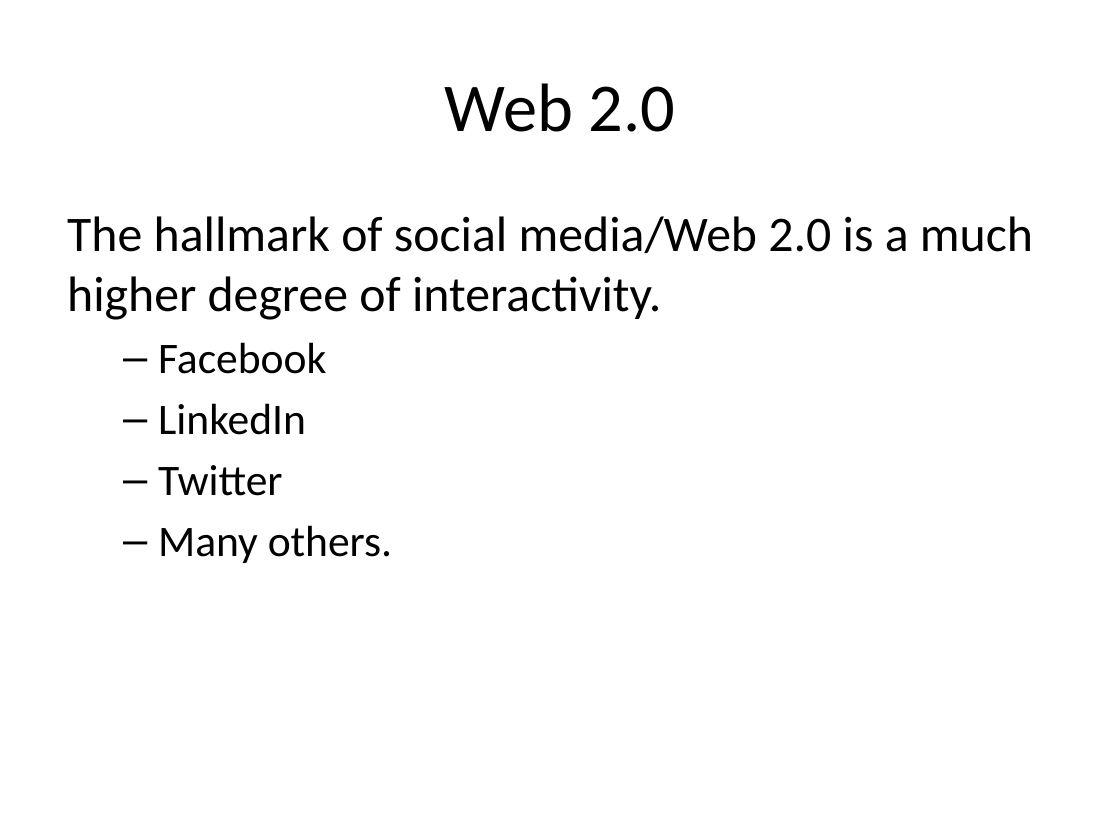
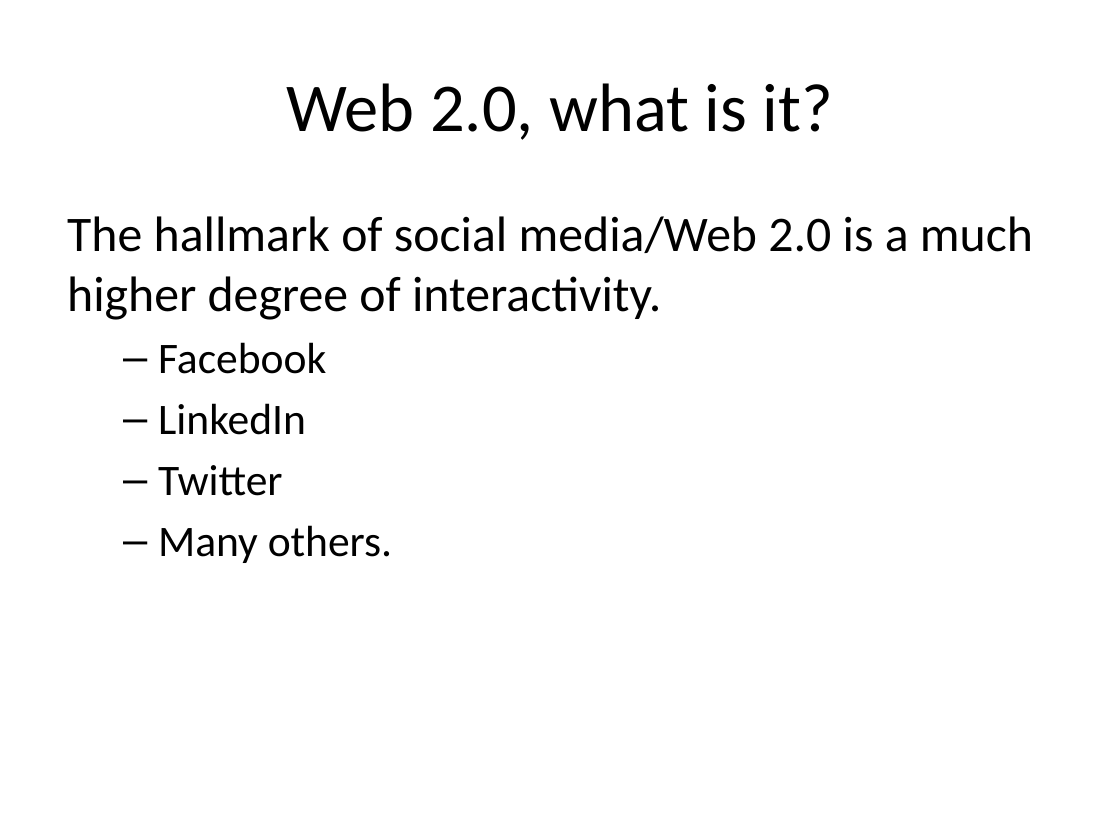
Before and after one commit to pmean/finding-customers, a slide deck: slide 26 of finding-customers.pptx (slide 23 before the commit). Drawn at 1120x840 pixels with LibreOffice and Linux fonts; fonts in the diff are those of the drawing. Boxes give left, top, right and bottom in pixels: in the first picture for what was removed or moved away, otherwise in the second. Text is boxed around its words. In the diff, an @@ line names an element or a change of style, - is before the commit and + after.

```diff
--- a/finding-customers.pptx
+++ b/finding-customers.pptx
@@ title at [286,83,833,140]: text changed @@
-Web 2.0
+Web 2.0, what is it?
```
Also in this commit, not shown: 5 other slides changed, 10 slides added, 1 slide removed, 3 other files.
